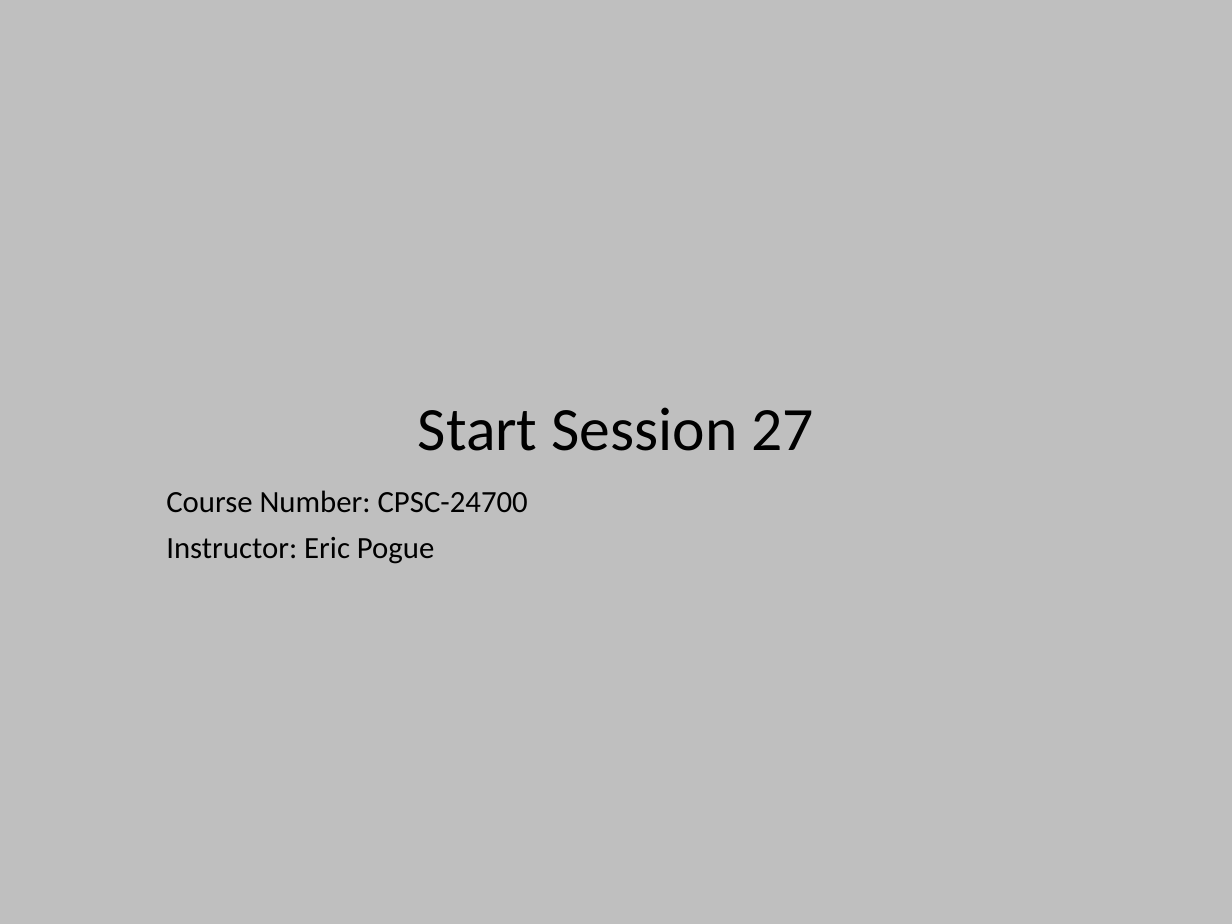
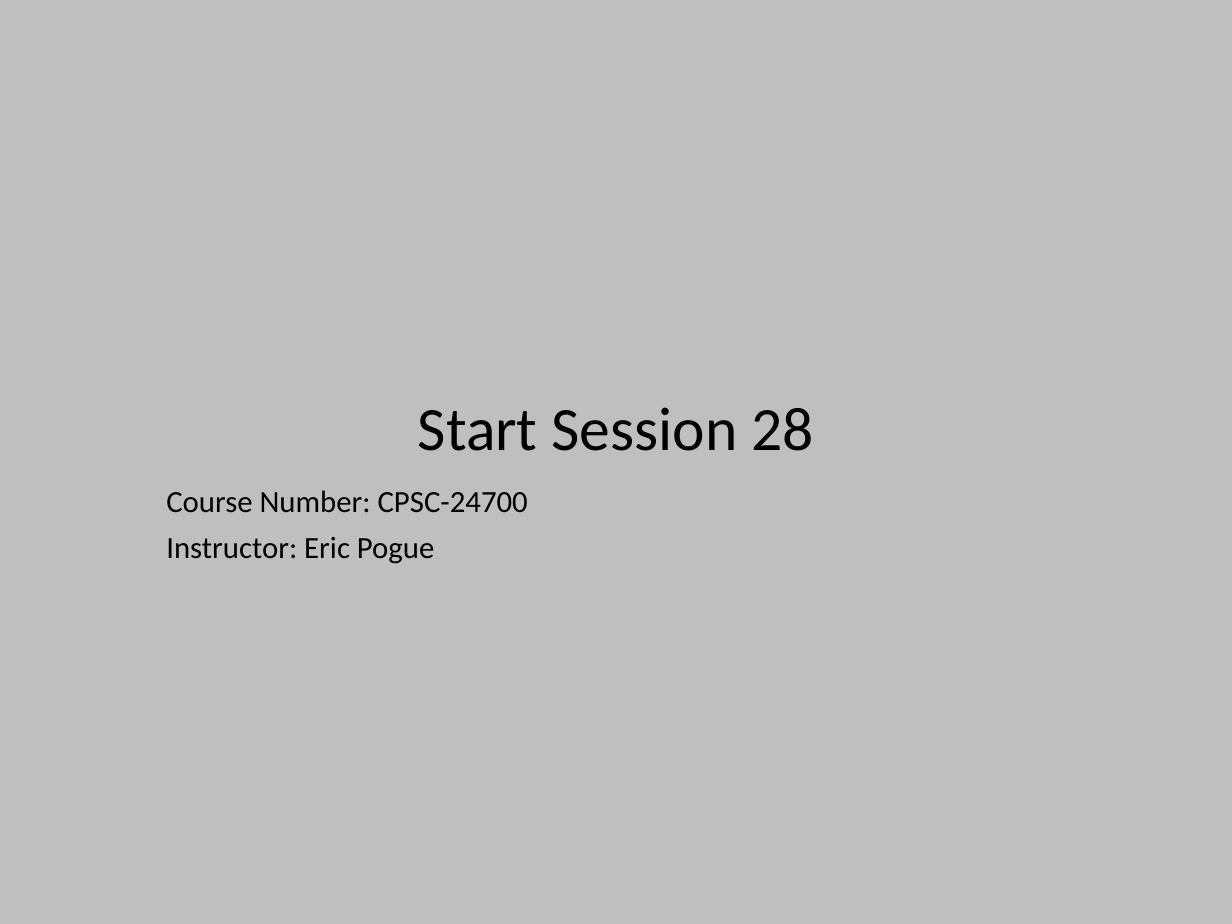
Before and after one commit to EricJPogue/www-epogue-info, a slide deck: slide 35 of CPSC-24700/Presentations/ajax.pptx (slide 19 before the commit). Drawn at 1232x924 pixels with LibreOffice and Linux fonts; fonts in the diff are those of the drawing. Boxes give left, top, right and bottom in pixels: in the first picture for what was removed or moved away, otherwise in the second. Text is boxed around its words. In the diff, an @@ line names an element or a change of style, - is before the commit and + after.

Commit message:
Update session 28 documents.

```diff
--- a/CPSC-24700/Presentations/ajax.pptx
+++ b/CPSC-24700/Presentations/ajax.pptx
@@ title at bbox=[418, 407, 813, 451]: text changed @@
-Start Session 27
+Start Session 28
```
Also in this commit, not shown: 1 other slide changed, 3 other files.
